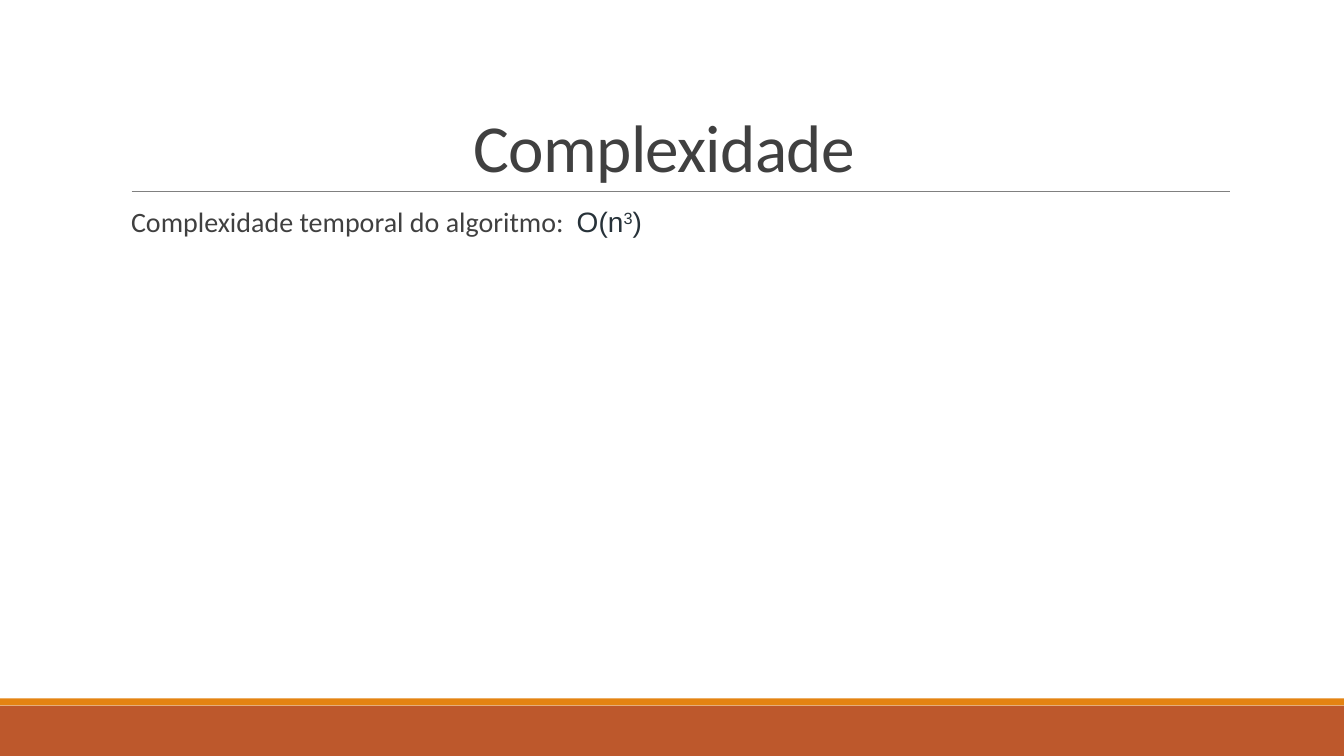
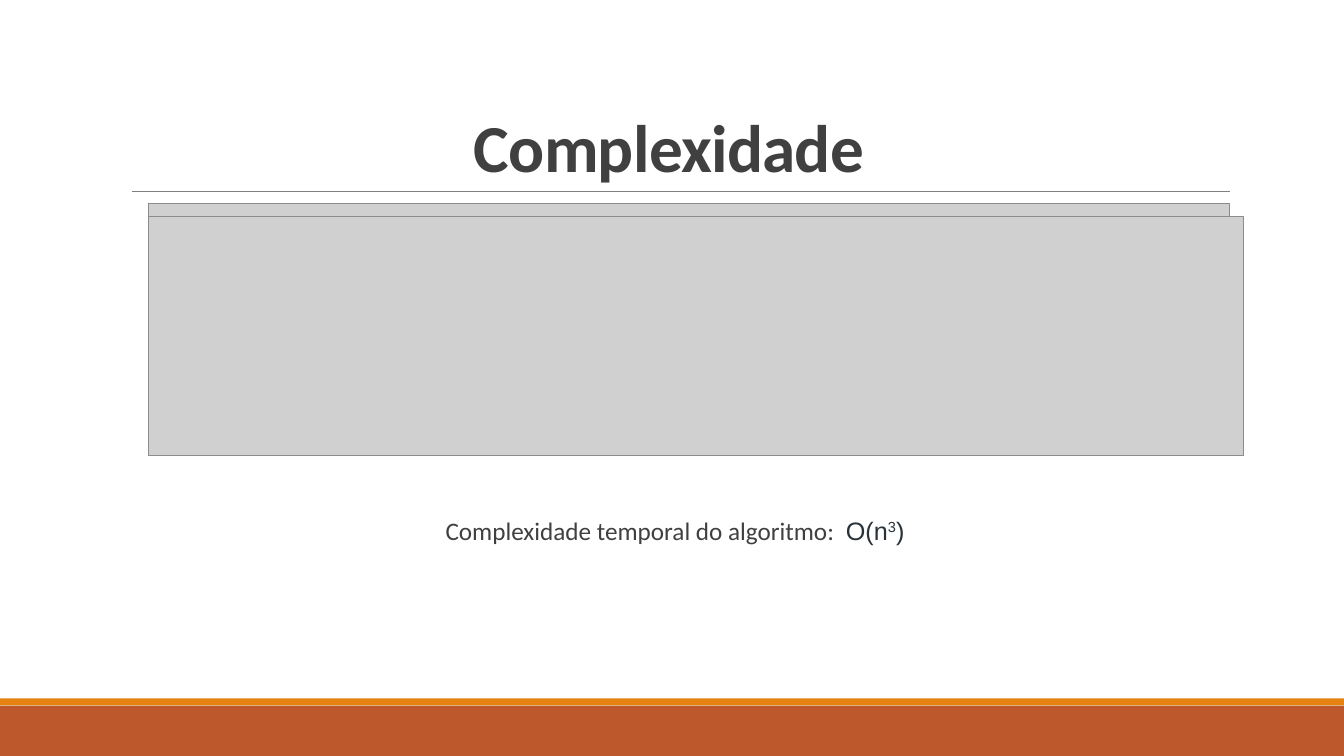
Before and after one commit to Miggs7/DA-Proj-22, a slide deck: slide 8 of Presentation/Logística Urbana para Entrega de Mercadorias.pptx. Drawn at 1344x756 pixels with LibreOffice and Linux fonts; fonts in the diff are those of the drawing; grey boxes stand for pictures. Boxes give left, top, right and bottom in pixels: in the first picture for what was removed or moved away, otherwise in the second. Text is boxed around its words. In the diff, an @@ line names an element or a change of style, - is before the commit and + after.

```diff
--- a/Presentation/Logística Urbana para Entrega de Mercadorias.pptx
+++ b/Presentation/Logística Urbana para Entrega de Mercadorias.pptx
@@ title "Complexidade" at [474,125,864,183]: bold on @@
@@ text "Complexidade temporal do algoritmo: O(n3)" at [446,521,888,545]: size 20 to 18 pt; bullet   to none; list level 1 to 2 in "Complexidade temporal do algoritmo: O(n3)" @@
@@ picture added at [148,204,1230,456] @@
@@ picture added at [148,217,1244,456] @@
```
Also in this commit, not shown: 6 other slides changed, 1 slide removed, 1 other file.
